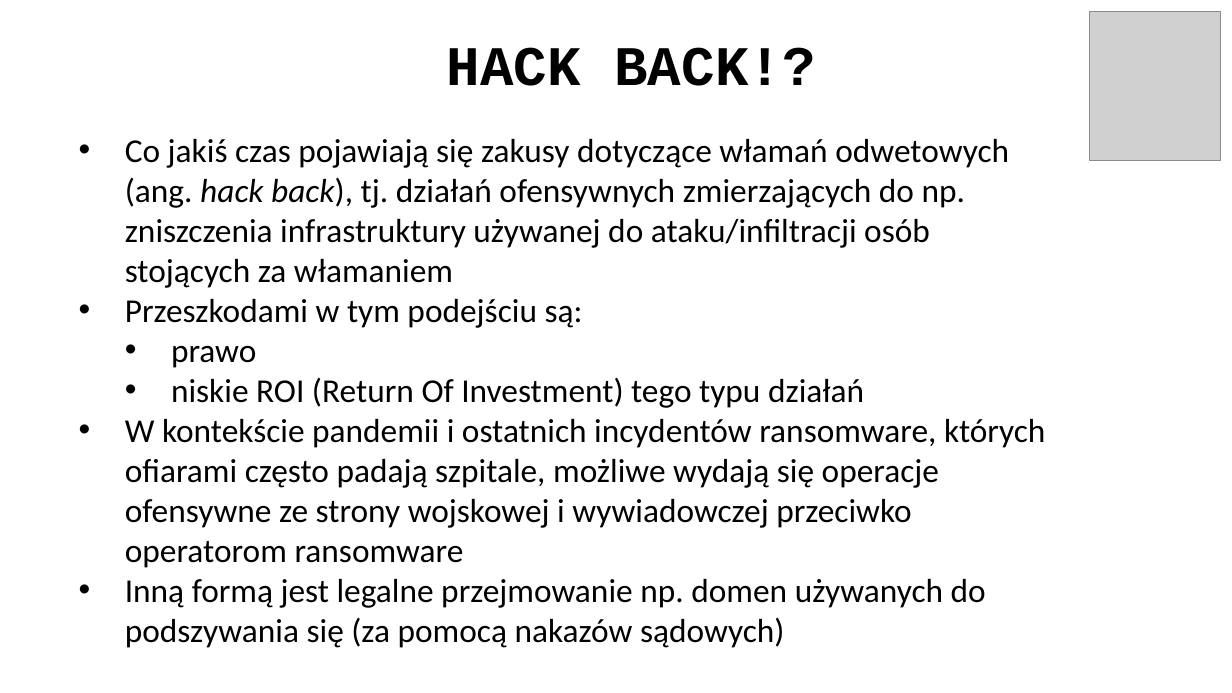
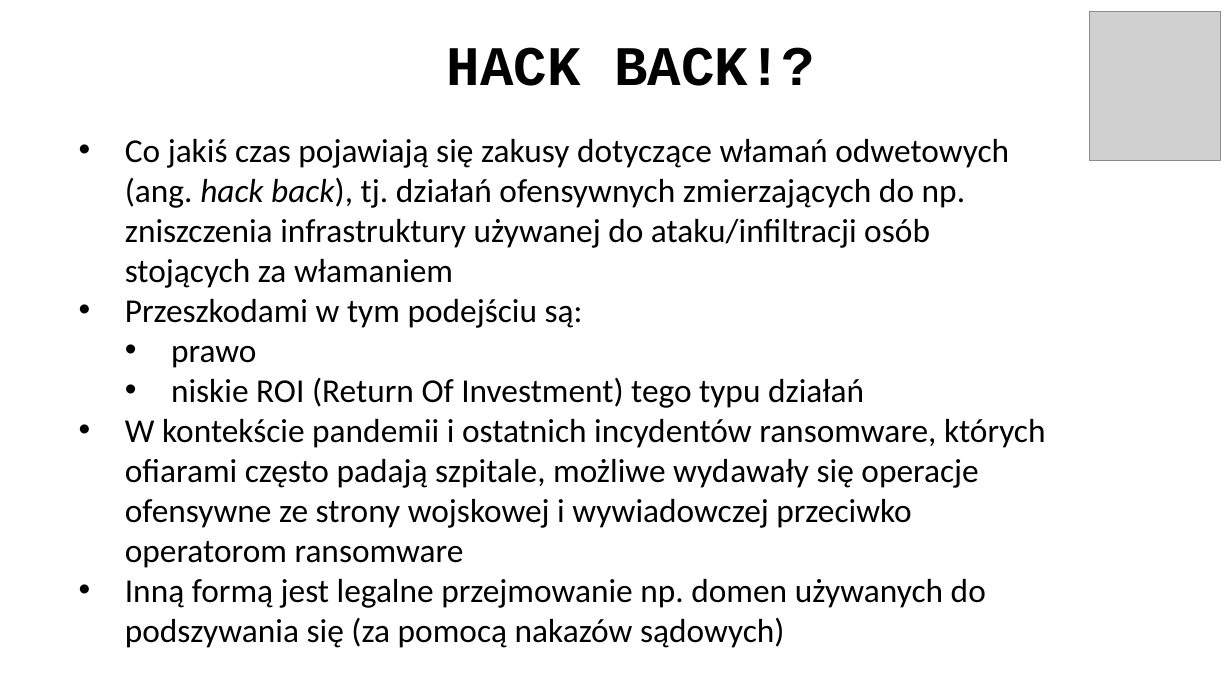
Before and after one commit to ewilded/DFIR, a slide deck: slide 48 of 6_Reagowanie_na_incydenty.pptx (slide 47 before the commit). Drawn at 1232x693 pixels with LibreOffice and Linux fonts; fonts in the diff are those of the drawing; grey boxes stand for pictures. Boxes give left, top, right and bottom in pixels: in the first picture for what was removed or moved away, otherwise in the second. Text is boxed around its words. In the diff, an @@ line names an element or a change of style, - is before the commit and + after.

```diff
--- a/6_Reagowanie_na_incydenty.pptx
+++ b/6_Reagowanie_na_incydenty.pptx
@@ text at [125, 419, 1046, 568]: text changed @@
-• W kontekście pandemii i ostatnich incydentów ransomware, których ofiarami często padają szpitale, możliwe wydają się operacje ofensywne ze strony wojskowej i wywiadowczej przeciwko operatorom ransomware
+• W kontekście pandemii i ostatnich incydentów ransomware, których ofiarami często padają szpitale, możliwe wydawały się operacje ofensywne ze strony wojskowej i wywiadowczej przeciwko operatorom ransomware
```
Also in this commit, not shown: 30 other slides changed, 1 slide added, 5 other files.
